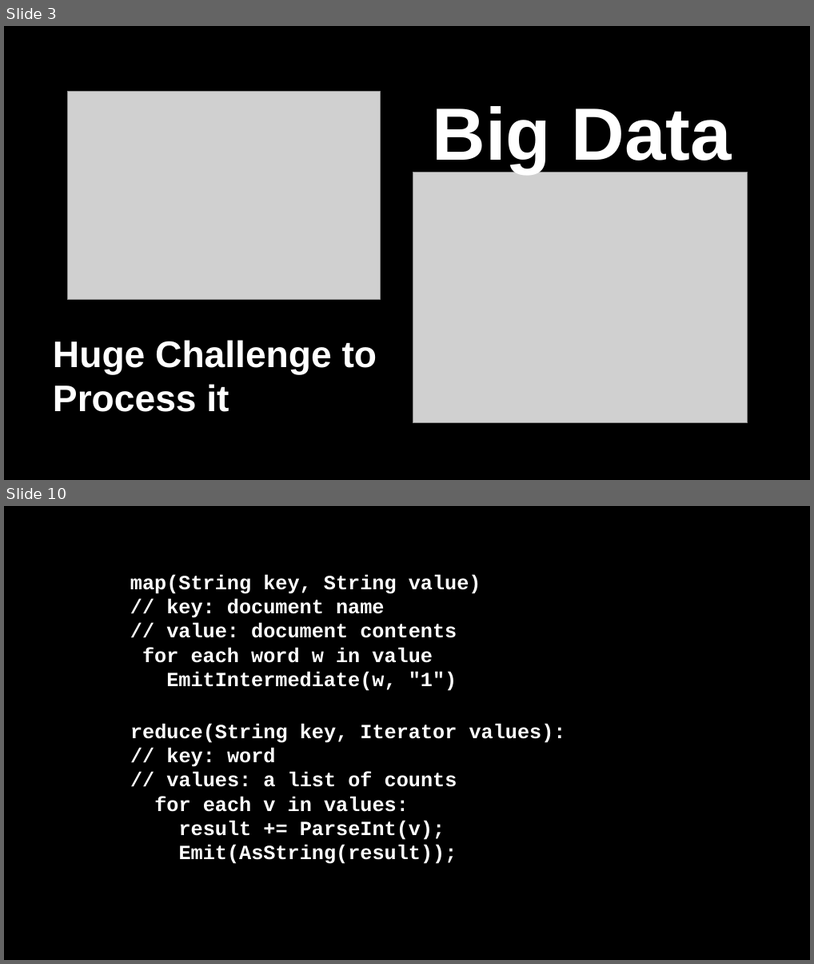
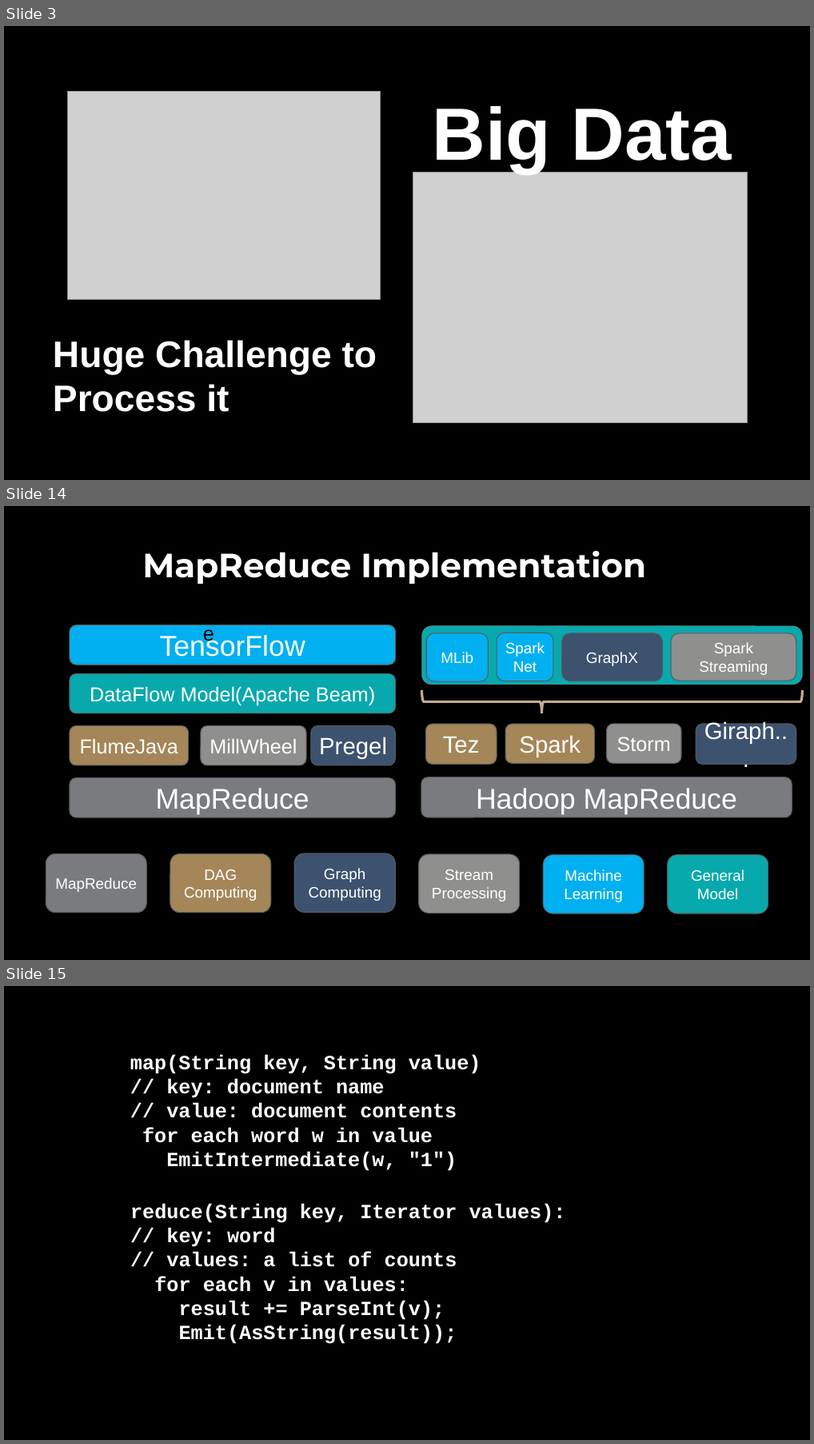
Before and after one commit to kisan101/presentation-on-MapReduce, a slide deck: map_reduce.pptx. Shown one above the other, each under a label of ours: slides 3 and 10 before the commit, slides 3, 14 and 15 after it; the slides between them are not shown. The pictures are 814x964 and 814x1444 pixels, drawn with LibreOffice and Linux fonts; fonts in the diff are those of the drawing; grey boxes stand for pictures. Boxes give left, top, right and bottom in pixels: in the first picture for what was removed or moved away, otherwise in the second. Text is boxed around its words. In the diff, an @@ line names an element or a change of style, - is before the commit and + after.

```diff
--- a/map_reduce.pptx
+++ b/map_reduce.pptx
@@ slide 14 added at <box>4,506,810,960</box>, background #000000 @@
@@ title added at <box>142,551,646,584</box>, 40 pt, text #FFFFFF, bold @@
+MapReduce Implementation
@@ text added at <box>197,594,268,624</box>, 24 pt, text #000000 @@
+Google
@@ rounded rectangle added at <box>70,625,395,665</box>, fill #00B0F0, outline #5A5B5D 1 pt, 34 pt, text #FFFFFF @@
+TensorFlow
@@ rounded rectangle added at <box>422,626,802,684</box>, fill #07A9AD, outline #797B7E 0.5 pt @@
@@ rounded rectangle added at <box>427,633,489,681</box>, fill #00B0F0, outline #5A5B5D 1 pt, 18 pt, text #FFFFFF @@
+MLib
@@ rounded rectangle added at <box>497,633,554,681</box>, fill #00B0F0, outline #5A5B5D 1 pt, 18 pt, text #FFFFFF @@
+SparkNet
@@ text added at <box>552,628,616,648</box>, 24 pt, text #000000 @@
+Open Source
@@ rounded rectangle added at <box>562,633,662,681</box>, fill #3C526F, outline #5A5B5D 1 pt, 18 pt, text #FFFFFF @@
+GraphX
@@ rounded rectangle added at <box>671,633,797,680</box>, fill #8F8F8D, outline #5A5B5D 1 pt, 18 pt, text #FFFFFF @@
+Spark Streaming
@@ rounded rectangle added at <box>70,673,395,713</box>, fill #07A9AD, outline #5A5B5D 1 pt, 24 pt, text #FFFFFF @@
+DataFlow Model(Apache Beam)
@@ left brace added at <box>422,690,803,713</box>, outline #C2AD8D 3 pt @@
@@ rounded rectangle added at <box>70,725,189,765</box>, fill #A48658, outline #5A5B5D 1 pt, 24 pt, text #FFFFFF @@
+FlumeJava
@@ rounded rectangle added at <box>201,725,306,765</box>, fill #8F8F8D, outline #5A5B5D 1 pt, 24 pt, text #FFFFFF @@
+MillWheel
@@ rounded rectangle added at <box>311,725,395,765</box>, fill #3C526F, outline #5A5B5D 1 pt, 28 pt, text #FFFFFF @@
+Pregel
@@ rounded rectangle added at <box>426,724,497,764</box>, fill #A48658, outline #5A5B5D 1 pt, 28 pt, text #FFFFFF @@
+Tez
@@ rounded rectangle added at <box>506,724,595,763</box>, fill #A48658, outline #5A5B5D 1 pt, 28 pt, text #FFFFFF @@
+Spark
@@ rounded rectangle added at <box>607,724,682,764</box>, fill #8F8F8D, outline #5A5B5D 1 pt, 24 pt, text #FFFFFF @@
+Storm
@@ rounded rectangle added at <box>696,724,797,764</box>, fill #3C526F, outline #5A5B5D 1 pt, 28 pt, text #FFFFFF @@
+Giraph...
@@ rounded rectangle added at <box>70,778,395,817</box>, fill #797B7E, outline #5A5B5D 1 pt, 34 pt, text #FFFFFF @@
+MapReduce
@@ rounded rectangle added at <box>422,777,792,817</box>, fill #797B7E, outline #5A5B5D 1 pt, 34 pt, text #FFFFFF @@
+Hadoop MapReduce
@@ group added at <box>46,853,769,913</box>: 6 rounded rectangles @@
+MapReduce
+DAG Computing
+Graph Computing
+Stream Processing
+Machine Learning
+General Model
@@ what was slide 10 is now slide 15 @@
```
Also in this commit, not shown: 1 slide changed, 12 other slides added, 7 slides removed.
